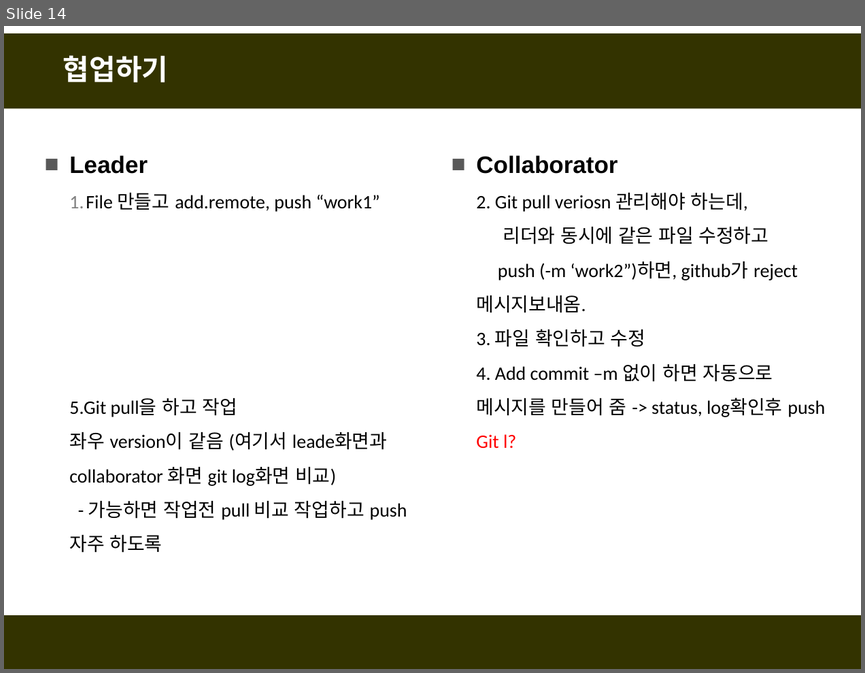
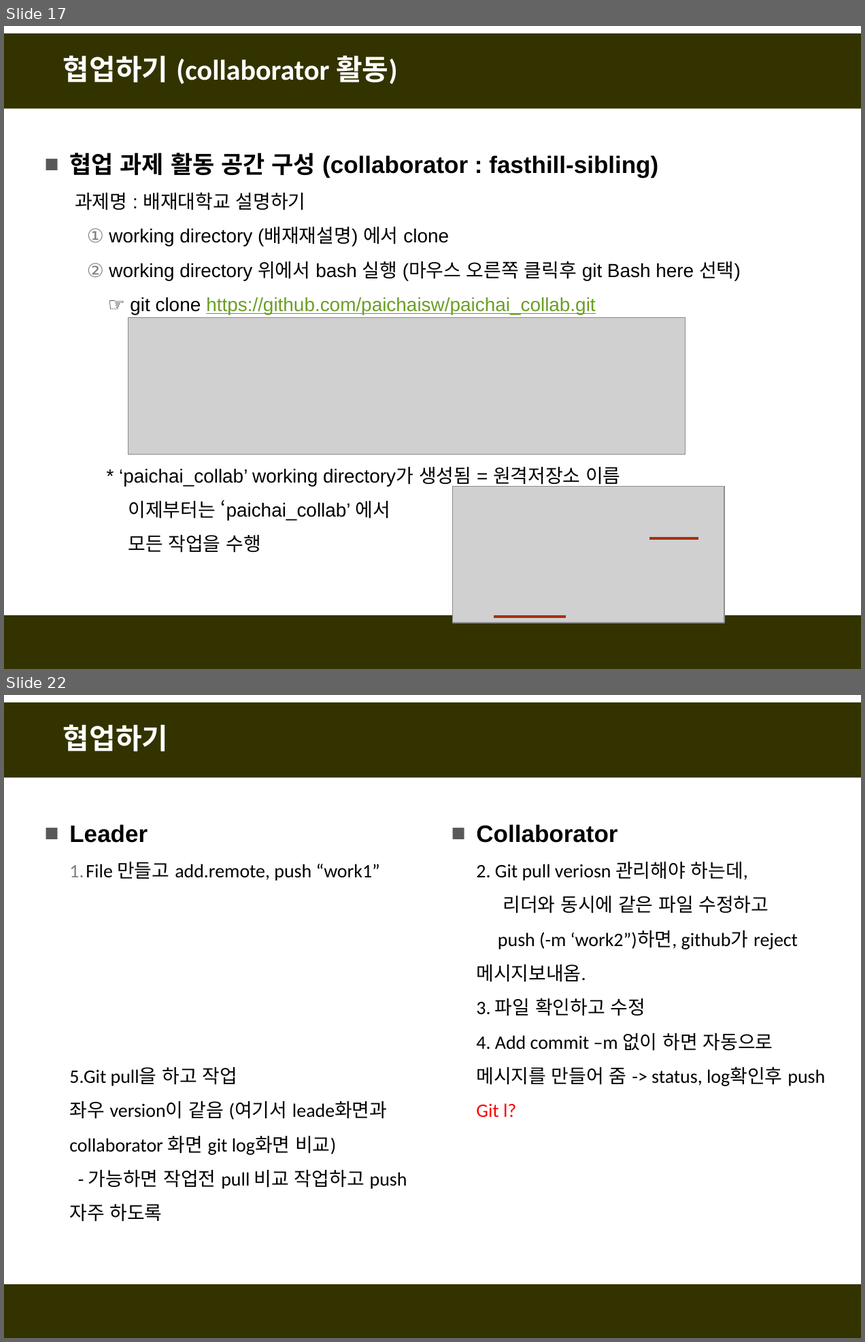
Before and after one commit to fasthill/github-lecture, a slide deck: git및github첫걸음-협업하기.pptx. Shown one above the other, each under a label of ours: slide 14 before the commit, slides 17 and 22 after it; the slides between them are not shown. The pictures are 865x673 and 865x1342 pixels, drawn with LibreOffice and Linux fonts; fonts in the diff are those of the drawing; grey boxes stand for pictures. Boxes give left, top, right and bottom in pixels: in the first picture for what was removed or moved away, otherwise in the second. Text is boxed around its words. In the diff, an @@ line names an element or a change of style, - is before the commit and + after.

```diff
--- a/git및github첫걸음-협업하기.pptx
+++ b/git및github첫걸음-협업하기.pptx
@@ slide 17 added at (4, 26, 861, 669), background #FFFFFF; not listed: 2 template elements that a slide beside it also shows @@
@@ title added at (63, 55, 397, 84), 24 pt, text #FFFFFF, bold @@
+협업하기 (collaborator 활동)
@@ text added at (69, 152, 740, 552), 16 pt, text #000000 @@
+■ 협업 과제 활동 공간 구성 (collaborator : fasthill-sibling)
+  과제명 : 배재대학교 설명하기
+  1. working directory (배재재설명) 에서 clone
+  2. working directory 위에서 bash 실행 (마우스 오른쪽 클릭후 git Bash here 선택)
+  ☞ git clone https://github.com/paichaisw/paichai_collab.git
+  * ‘paichai_collab’ working directory가 생성됨 = 원격저장소 이름
+  이제부터는 ‘paichai_collab’ 에서
+  모든 작업을 수행
@@ picture added at (128, 317, 685, 454) @@
@@ picture added at (452, 486, 723, 622) @@
@@ line added from (649, 538) to (698, 538), #A5300F 2.25 pt @@
@@ line added from (494, 616) to (565, 616), #A5300F 2.25 pt @@
@@ what was slide 14 is now slide 22 @@
```
Also in this commit, not shown: 10 slides changed, 12 other slides added, 2 other files.
